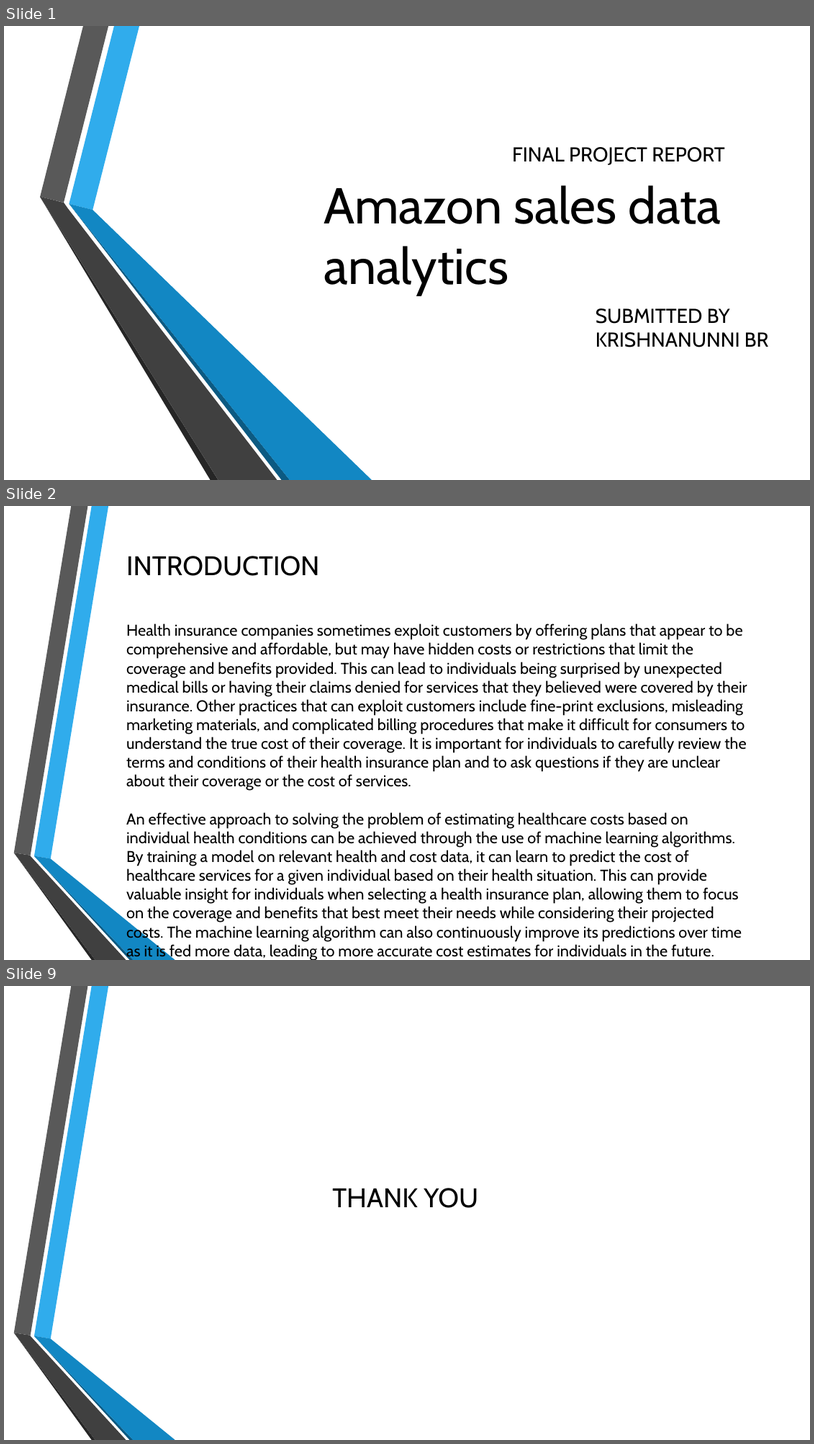
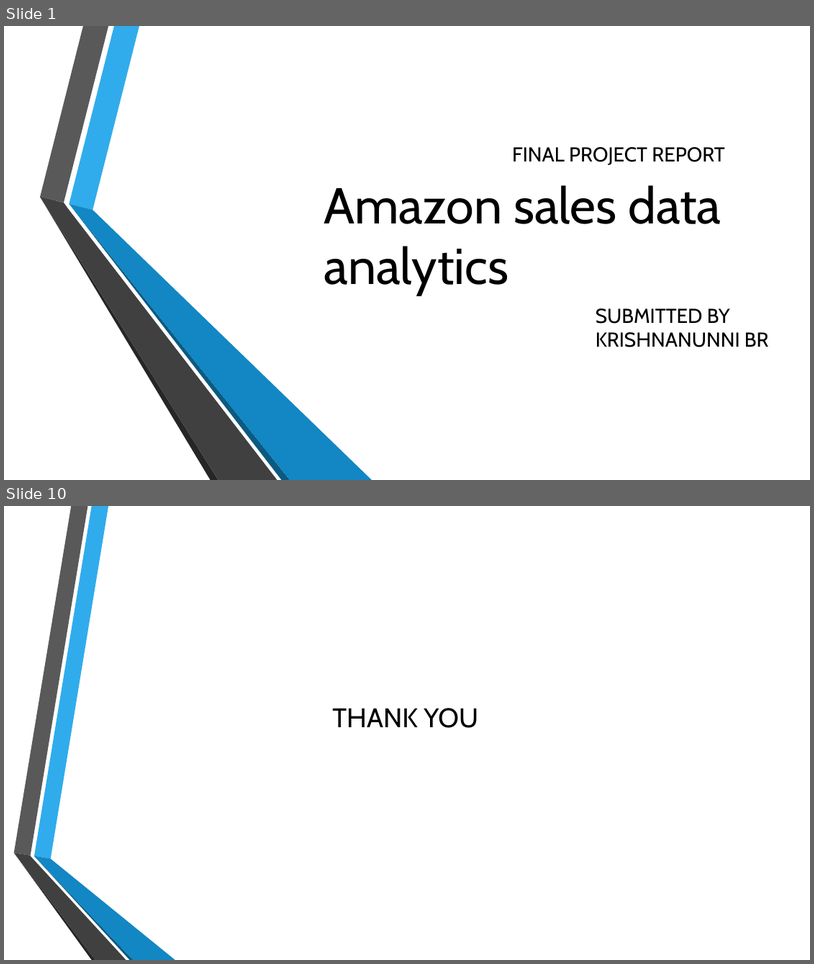
Before and after one commit to krishnan5307/Amazon-sales-data-analytics, a slide deck: Final_Project_Report_amazon_sale_data_analytics.pptx. Shown one above the other, each under a label of ours: slides 1, 2 and 9 before the commit, slides 1 and 10 after it; the slides between them are not shown. The pictures are 814x1444 and 814x964 pixels, drawn with LibreOffice and Linux fonts; fonts in the diff are those of the drawing; background and template pictures are left out. Boxes give left, top, right and bottom in pixels: in the first picture for what was removed or moved away, otherwise in the second. Text is boxed around its words. In the diff, an @@ line names an element or a change of style, - is before the commit and + after.

```diff
--- a/Final_Project_Report_amazon_sale_data_analytics.pptx
+++ b/Final_Project_Report_amazon_sale_data_analytics.pptx
@@ slide 2 removed at <box>4,506,810,960</box>, background picture (left out); not listed: 6 template elements that a slide beside it also shows @@
@@ title removed at <box>126,556,319,576</box> @@
-INTRODUCTION
@@ text removed at <box>126,623,748,960</box> @@
-Health insurance companies sometimes exploit customers by offering plans that appear to be comprehensive and affordable, but may have hidden costs or restrictions that limit the coverage and benefits provided. This can lead to individuals being surprised by unexpected medical bills or having their claims denied for services that they believed were covered by their insurance. Other practices that can exploit customers include fine-print exclusions, misleading marketing materials, and complicated billing procedures that make it difficult for consumers to understand the true cost of their coverage. It is important for individuals to carefully review the terms and conditions of their health insurance plan and to ask questions if they are unclear about their coverage or the cost of services.
-An effective approach to solving the problem of estimating healthcare costs based on individual health conditions can be achieved through the use of machine learning algorithms. By training a model on relevant health and cost data, it can learn to predict the cost of healthcare services for a given individual based on their health situation. This can provide valuable insight for individuals when selecting a health insurance plan, allowing them to focus on the coverage and benefits that best meet their needs while considering their projected costs. The machine learning algorithm can also continuously improve its predictions over time as it is fed more data, leading to more accurate cost estimates for individuals in the future.
@@ what was slide 9 is now slide 10 @@
```
Also in this commit, not shown: 6 slides changed, 2 slides added.
